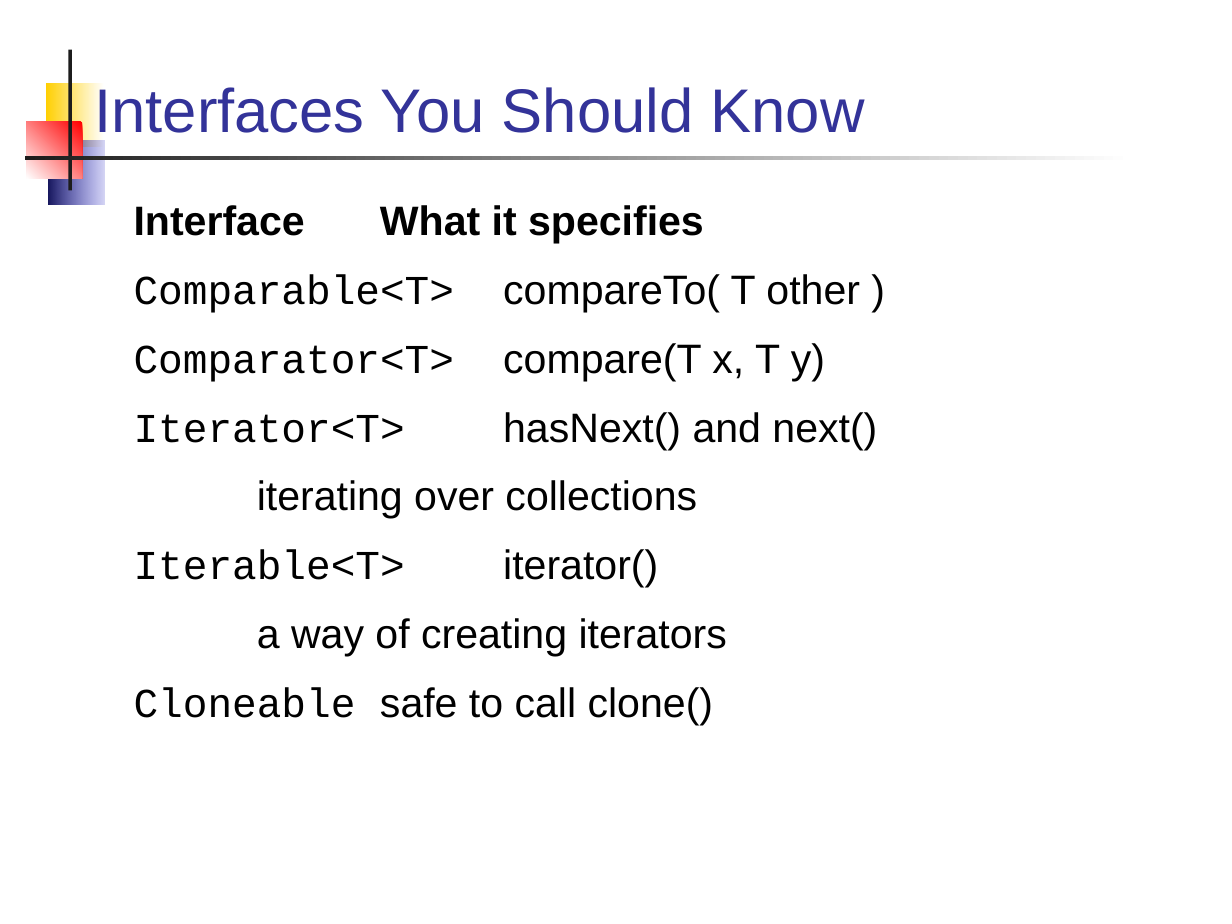
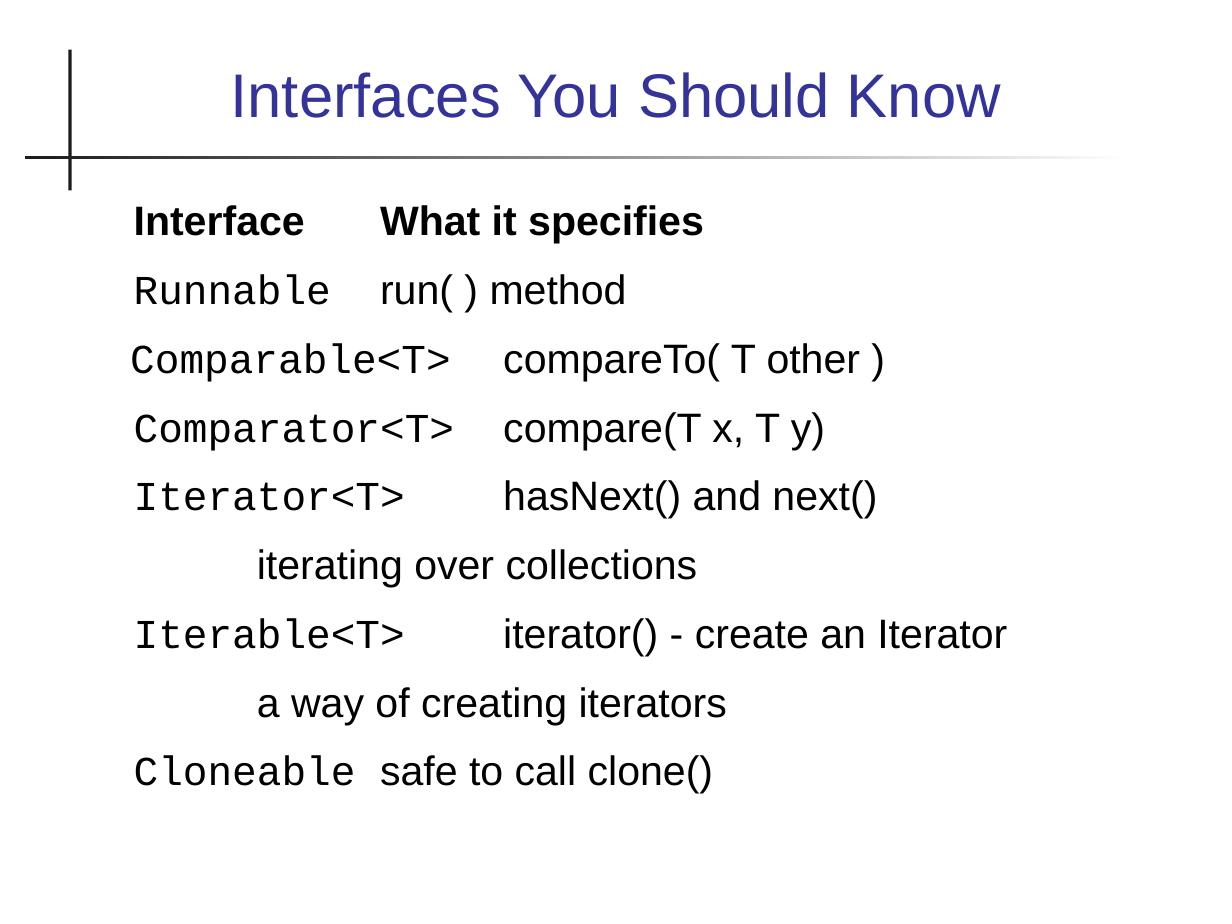
Before and after one commit to skeoop/skeoop.github.io, a slide deck: slide 10 of week2/3-Designing-with-Interfaces.ppt (slide 11 before the commit). Drawn at 1232x924 pixels with LibreOffice and Linux fonts; fonts in the diff are those of the drawing. Boxes give left, top, right and bottom in pixels: in the first picture for what was removed or moved away, otherwise in the second. Text is boxed around its words. In the diff, an @@ line names an element or a change of style, - is before the commit and + after.

```diff
--- a/week2/3-Designing-with-Interfaces.ppt
+++ b/week2/3-Designing-with-Interfaces.ppt
@@ title "Interfaces You Should Know" at <box>231,72,1001,118</box>: vertical alignment bottom to middle @@
@@ rectangle removed at <box>46,83,103,147</box> @@
@@ rectangle removed at <box>27,122,83,179</box> @@
@@ rectangle removed at <box>48,140,103,205</box> @@
@@ text at <box>134,274,627,313</box>: paragraph added @@
+Runnable run( ) method
@@ text at <box>134,618,1007,656</box>: text changed; font Courier New to Arial @@
-Iterable<T> iterator()
+Iterable<T> iterator() - create an Iterator
```
Also in this commit, not shown: 8 other slides changed, 1 slide removed, 6 other files.
